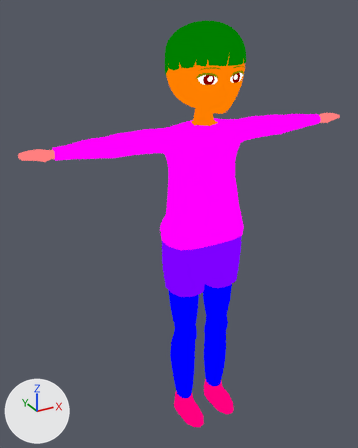
An edit to the Blender file art/person.blend, drawn before and after from the same camera.
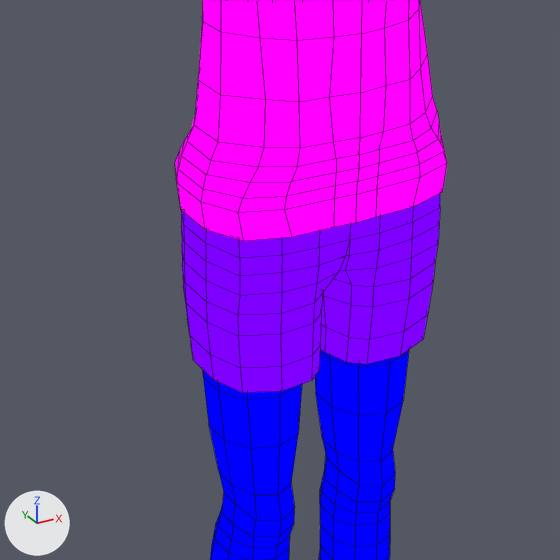
There are two pictures of each version: one whole from a camera (50 mm lens) standing at (-6.42, -10.43, 11.39) and looking at (-0.45, 0.42, 5.97), one close up on the part from 30% to 78% of the width and 39% to 78% of the height. The axes (+X, +Y, +Z) are drawn at lower left. The lights are the same throughout. The last two pictures show the newer version. The close-ups show mesh edges as thin lines.

The older version as bpy lines, for what is in view:
```python
me_body = bpy.data.meshes.new('body')
me_body.from_pydata(...)  # 1622 vertices, 1584 faces; spans x -4.51..4.51, y -1.06..0.76, z 0.0..9.11
me_body.polygons.foreach_set('use_smooth', [True] * 1584)
me_body.materials.append(mat_player)  # picture img_person_png
ob_body = bpy.data.objects.new('body', me_body)
ob_body.location = (0.0, 0.0, 0.0)
```
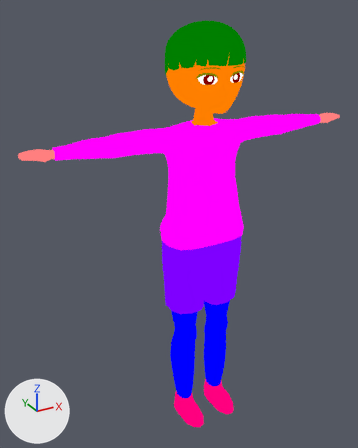
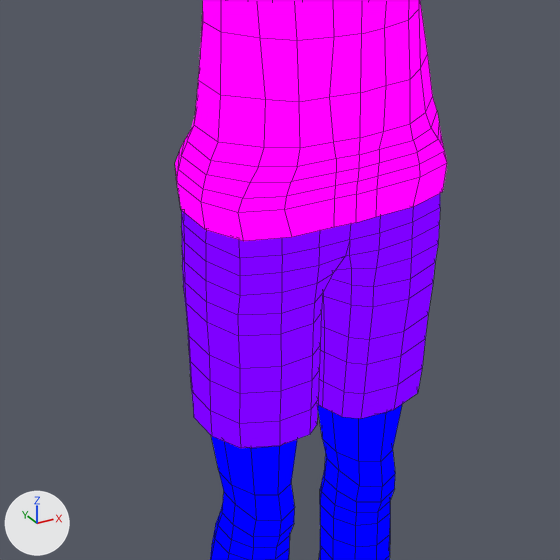
Location of each change, (x1, y1, x2, y2) in pixels of the close-ups (560 x 560 px):
part 1 of me_body, built on
    before: (183, 250, 433, 393)
    after: (183, 250, 433, 448)

Patch to the scene script:
```diff
--- a/art/person.blend.py
+++ b/art/person.blend.py
@@ me_body @@
 # used by ob_body; location = (0.0, 0.0, 0.0)
-me_body.from_pydata(...)  # 1622 vertices, 1584 faces; spans x -4.51..4.51, y -1.06..0.76, z 0.0..9.11
+me_body.from_pydata(...)  # 1672 vertices, 1635 faces; spans x -4.51..4.51, y -1.06..0.76, z 0.0..9.11
+# me_body part 1
+# 10 vertices are removed from x -1.03..1.03, y -0.23..0.59, z 4.25..5.01
+# 24 faces are deleted
+# 4 vertices in x -1.06..0.01, y -0.49..0.14, z 4.52..5.01 move by (-0.01, 0.0, 0.0)
+# 4 vertices in x 0.02..0.06, y -0.23..0.25, z 4.5..5.01 move by (-0.02, 0.0, 0.0)
+# 3 vertices in x 0.92..1.06, y -0.49..0.14, z 4.52..4.55 move by (0.01, 0.0, 0.0)
+# 3 vertices in x -0.06..-0.04, y -0.22..0.25, z 4.5 move by (0.02, 0.0, 0.0)
+# 8 vertices move from x -1.03..1.03, y -0.59..-0.22, z 4.26..5.2 to x -1.06..1.06, y -0.54..0.44, z 4.28..5.2
+# 60 vertices are added at x -1.06..1.05, y -0.59..0.59, z 3.68..4.28
+# 75 new faces join them
 me_body.materials.append(mat_player)
```
